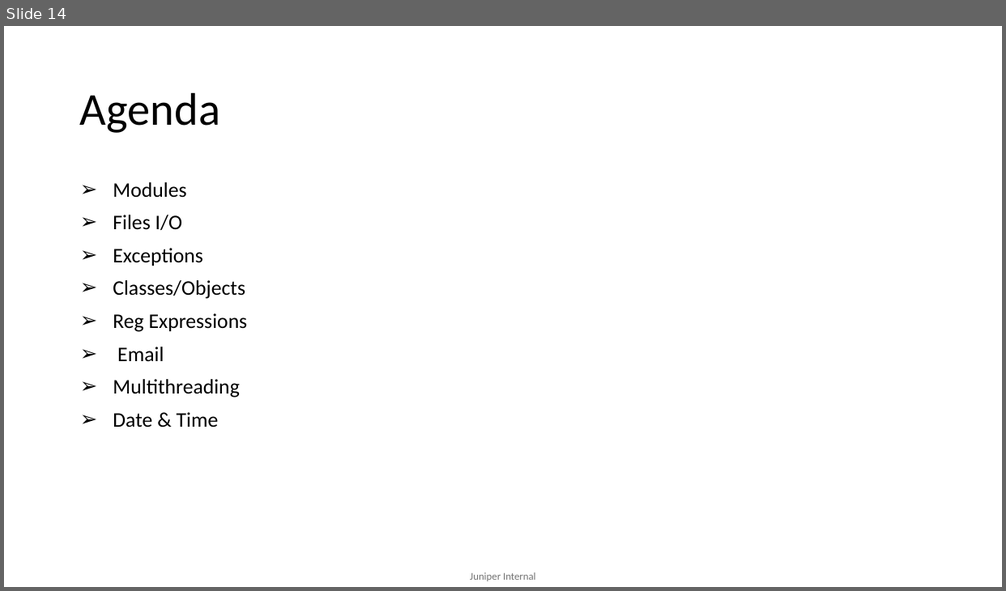
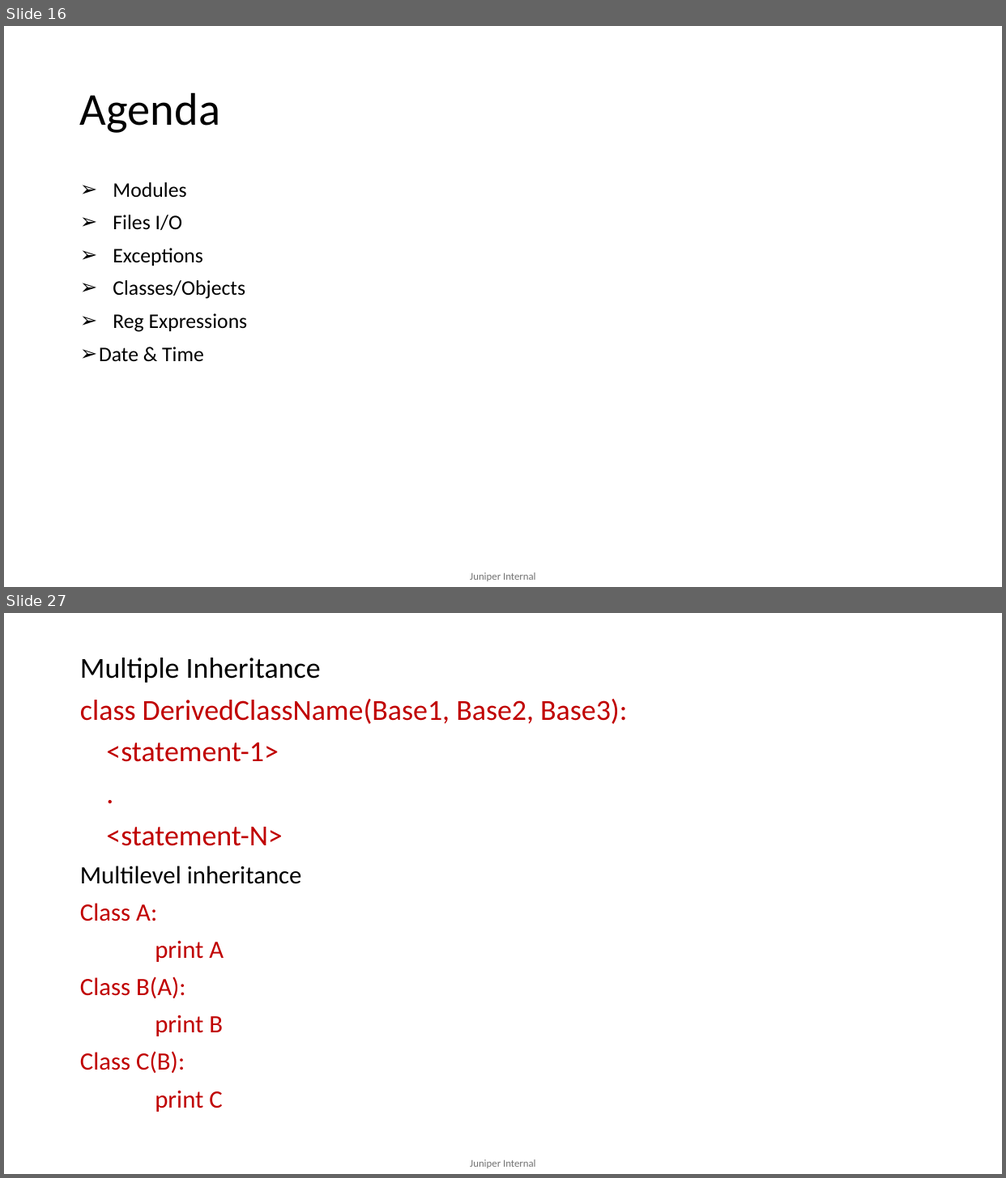
Before and after one commit to mdsathees/python, a slide deck: Python.pptx. Shown one above the other, each under a label of ours: slide 14 before the commit, slides 16 and 27 after it; the slides between them are not shown. The pictures are 1006x591 and 1006x1178 pixels, drawn with LibreOffice and Linux fonts; fonts in the diff are those of the drawing. Boxes give left, top, right and bottom in pixels: in the first picture for what was removed or moved away, otherwise in the second. Text is boxed around its words. In the diff, an @@ line names an element or a change of style, - is before the commit and + after.

```diff
--- a/Python.pptx
+++ b/Python.pptx
@@ slide 27 added at bbox=[4, 613, 1002, 1174], background #FFFFFF; not listed: 1 template element that a slide beside it also shows @@
@@ text added at bbox=[80, 658, 627, 1112], 28 pt, text #C00000 @@
+Multiple Inheritance
+class DerivedClassName(Base1, Base2, Base3):
+<statement-1>
+.
+<statement-N>
+Multilevel inheritance
+Class A:
+print A
+Class B(A):
+print B
+Class C(B):
+print C
@@ what was slide 14 is now slide 16 @@
@@ slide 16 changed as well @@
@@ text at bbox=[113, 347, 239, 398]: paragraphs removed @@
-➢ Email
-➢ Multithreading
```
Also in this commit, not shown: 3 other slides changed, 34 other slides added, 12 slides removed.
